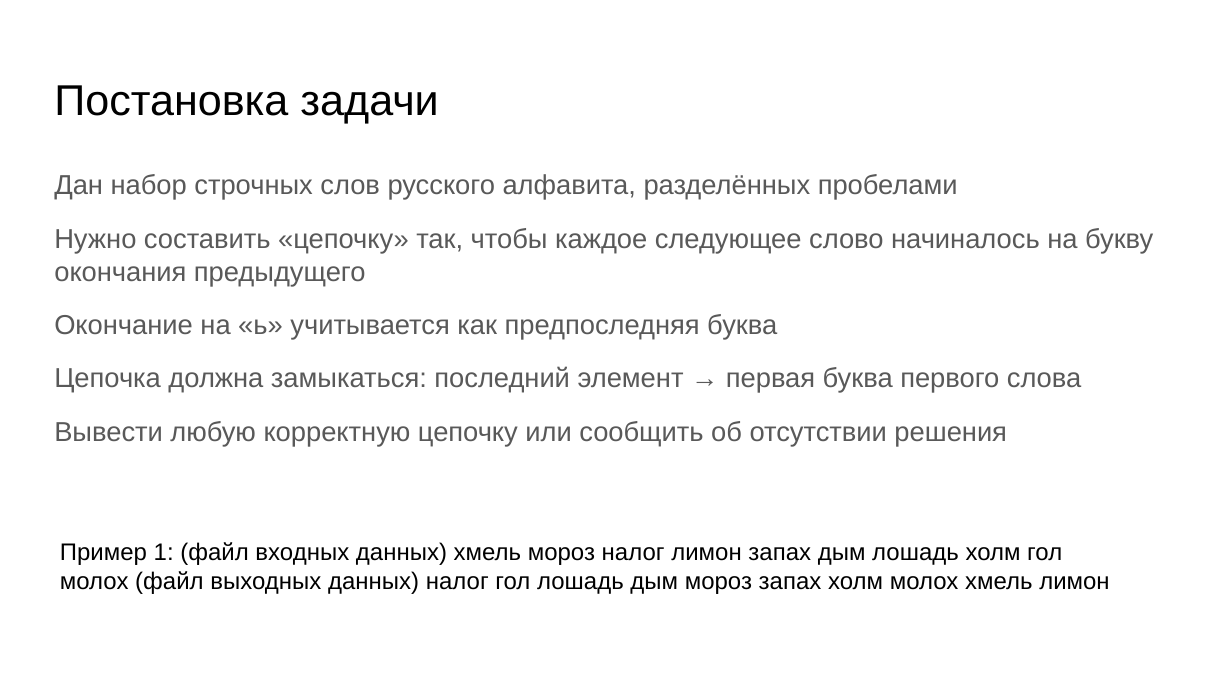
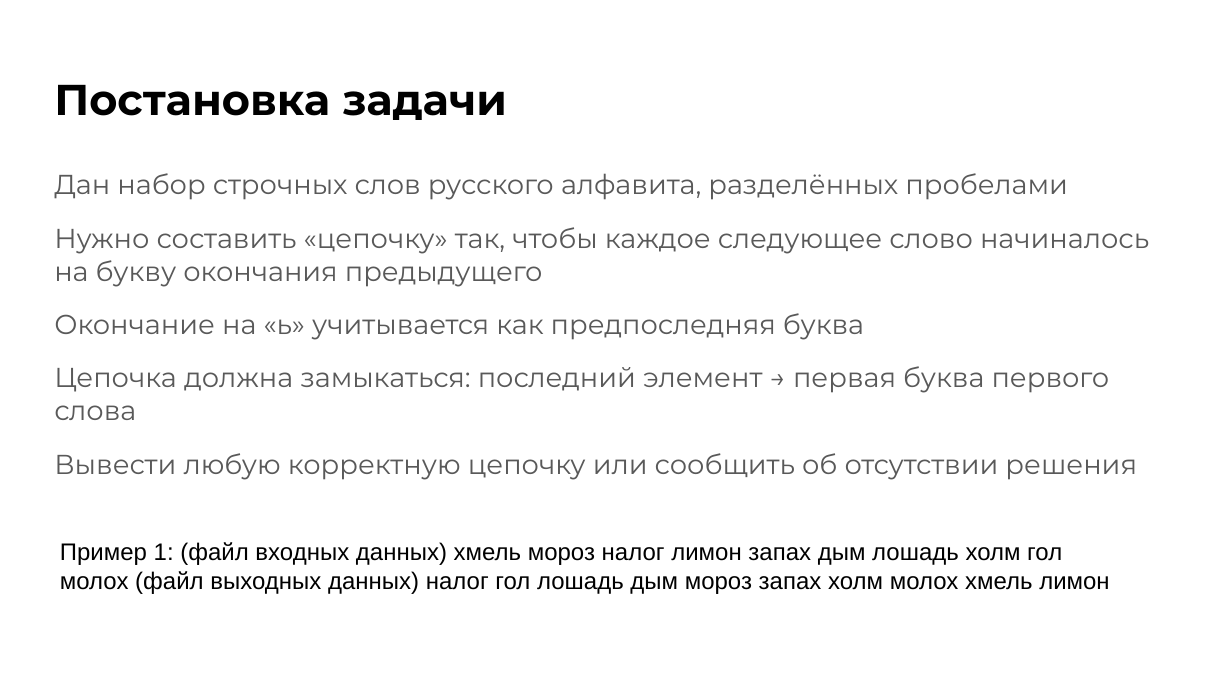
Before and after one commit to SaveliyShutov/IKM_ShutovSaveliy, a slide deck: slide 2 of Игра в слова.pptx. Drawn at 1232x693 pixels with LibreOffice and Linux fonts; fonts in the diff are those of the drawing. Boxes give left, top, right and bottom in pixels: in the first picture for what was removed or moved away, otherwise in the second. Text is boxed around its words. In the diff, an @@ line names an element or a change of style, - is before the commit and + after.

```diff
--- a/Игра в слова.pptx
+++ b/Игра в слова.pptx
@@ title "Постановка задачи" at (54,84,507,120): font Arial to Montserrat, bold on @@
@@ text "Дан набор строчных слов русского ..." at (54,173,1149,480): font Arial to Montserrat @@
```
Also in this commit, not shown: 2 other slides changed, 5 slides added, 5 slides removed.
